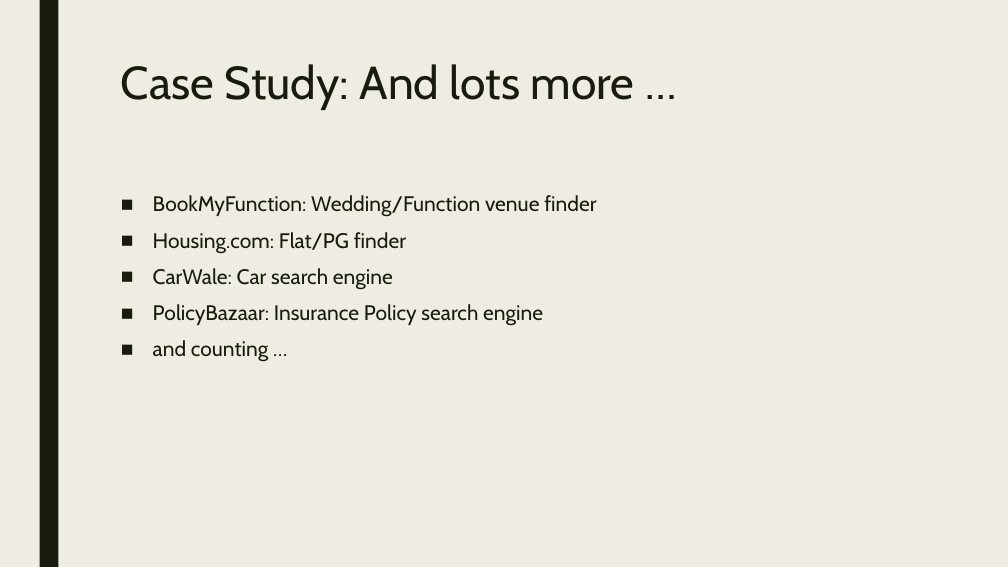
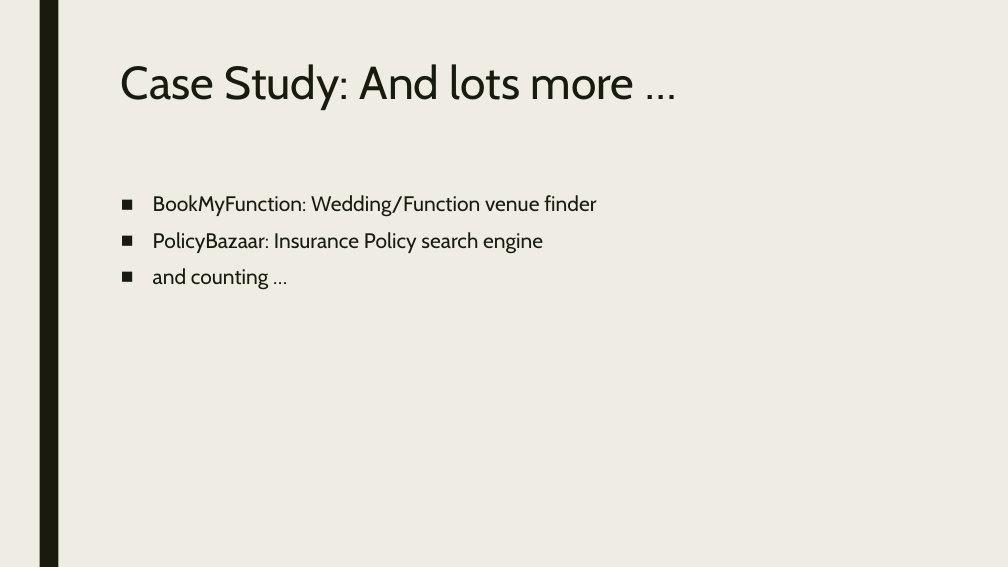
Before and after one commit to bogas04/MVP-Generator, a slide deck: slide 10 of docs/Final/Presentation.pptx (slide 7 before the commit). Drawn at 1008x567 pixels with LibreOffice and Linux fonts; fonts in the diff are those of the drawing. Boxes give left, top, right and bottom in pixels: in the first picture for what was removed or moved away, otherwise in the second. Text is boxed around its words. In the diff, an @@ line names an element or a change of style, - is before the commit and + after.

Commit message:
new case studies

```diff
--- a/docs/Final/Presentation.pptx
+++ b/docs/Final/Presentation.pptx
@@ text at (153,232,406,290): paragraphs removed @@
-■ Housing.com: Flat/PG finder
-■ CarWale: Car search engine
```
Also in this commit, not shown: 4 other slides changed, 3 slides added, 1 other file.
